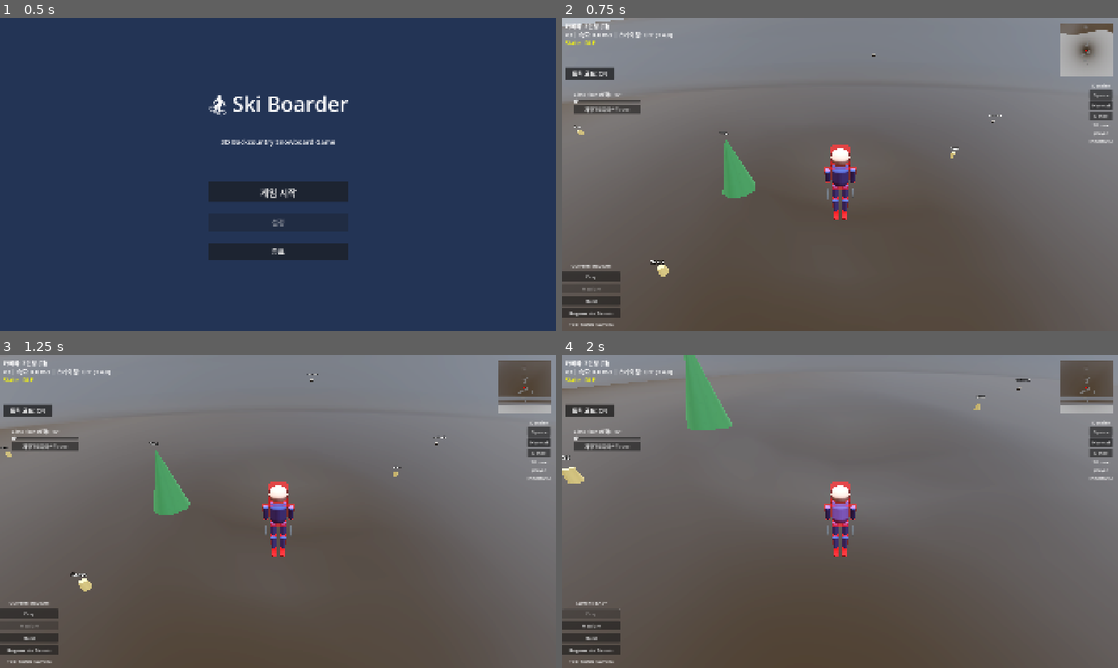
Above: before the commit, frames 1-4 (two rows, left to right).
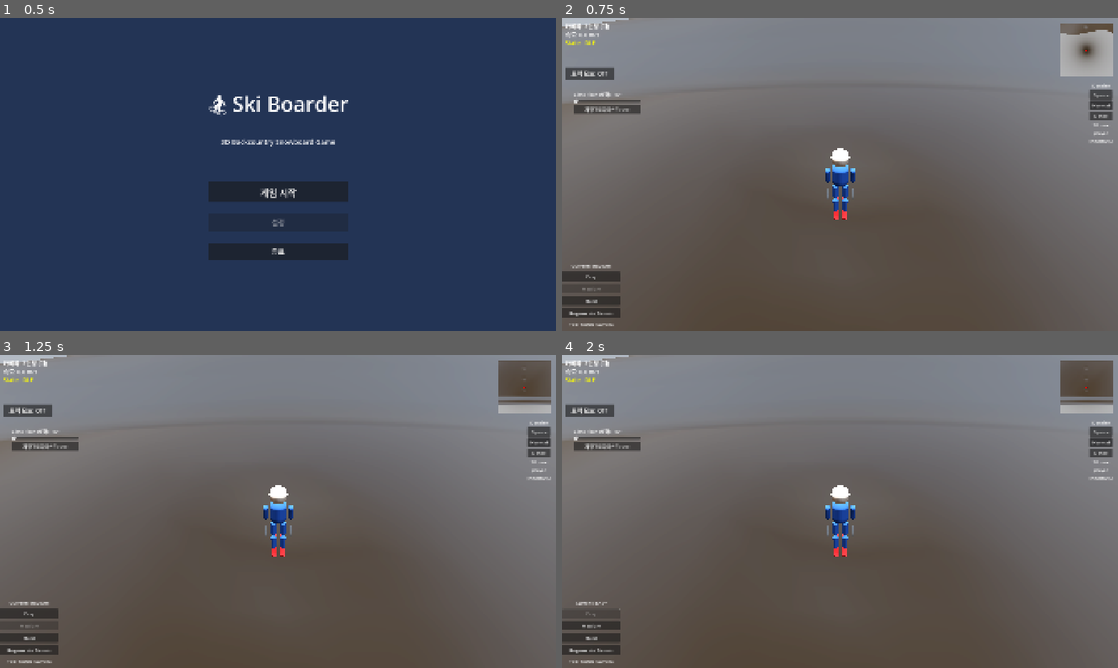
Above: after the commit, the same moments.

Repository: kimhanui/ski-boarder
Game: Godot game, scene res://scenes/ui/title_screen.tscn
The game is run twice, just before and just after one commit, with the same random seed, the same clock (stepped at 60 frames per second) and the same inputs.
Inputs:
- Up to frame 1 (0.5 s): no input
- Up to frame 2 (0.75 s): click "게임 시작" at 0.5 s
- Up to frame 3 (1.25 s): no input
- Up to frame 4 (2 s): click "Easy" at 1.25 s

Frame 1 is identical in both runs. In frame 2, 1.8% of the frame differs, in the area x 0-100%, y 0-83%; in frame 3, 2.2%; in frame 4, 3.3%, in the area x 0-96%, y 0-63%.
Error after the commit: Parse Error: Identifier "TestModeManager" not declared in the current scope. (res://scripts/player/player_v3.gd:1351)

Commit message:
Hide debug collision boxes when test mode is OFF
- Add TestModeManager.test_mode_enabled check in _add_collision_area_to_part()
- Debug red boxes only shown in test mode
- Collision detection still works in both modes
- Cleaner player appearance for normal gameplay

🤖 Generated with [Claude Code](https://claude.com/claude-code)

Co-Authored-By: Claude <noreply@anthropic.com>

Diff:
--- a/scripts/player/player_v3.gd
+++ b/scripts/player/player_v3.gd
@@ -1347,19 +1347,20 @@
 	collision_shape.shape = shape
 	area.add_child(collision_shape)
 
-	# DEBUG: Visualize collision box with red mesh
-	var debug_mesh = MeshInstance3D.new()
-	var box_mesh = BoxMesh.new()
-	box_mesh.size = mesh_size
-	debug_mesh.mesh = box_mesh
-
-	var debug_material = StandardMaterial3D.new()
-	debug_material.albedo_color = Color(1.0, 0.0, 0.0, 0.3)  # Red, semi-transparent
-	debug_material.transparency = BaseMaterial3D.TRANSPARENCY_ALPHA
-	debug_material.cull_mode = BaseMaterial3D.CULL_DISABLED  # Show both sides
-	debug_mesh.material_override = debug_material
-
-	area.add_child(debug_mesh)
+	# DEBUG: Visualize collision box with red mesh (only in test mode)
+	if TestModeManager.test_mode_enabled:
+		var debug_mesh = MeshInstance3D.new()
+		var box_mesh = BoxMesh.new()
+		box_mesh.size = mesh_size
+		debug_mesh.mesh = box_mesh
+
+		var debug_material = StandardMaterial3D.new()
+		debug_material.albedo_color = Color(1.0, 0.0, 0.0, 0.3)  # Red, semi-transparent
+		debug_material.transparency = BaseMaterial3D.TRANSPARENCY_ALPHA
+		debug_material.cull_mode = BaseMaterial3D.CULL_DISABLED  # Show both sides
+		debug_mesh.material_override = debug_material
+
+		area.add_child(debug_mesh)
 
 	# Connect signals
 	area.body_entered.connect(_on_body_part_touched_ground.bind(part, part_name))
